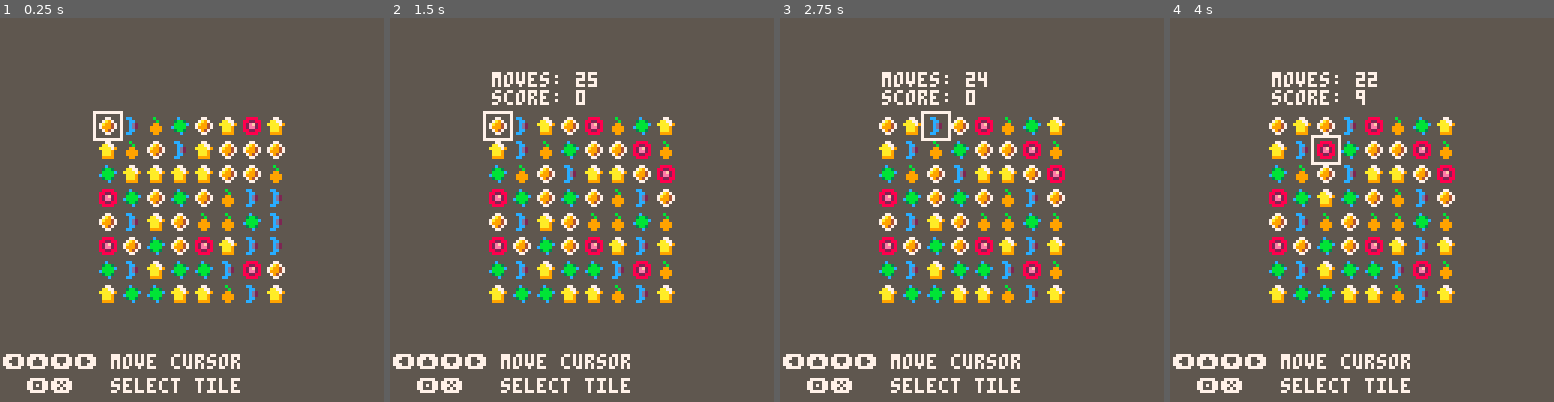
Above: before the commit, frames 1-4 (left to right).
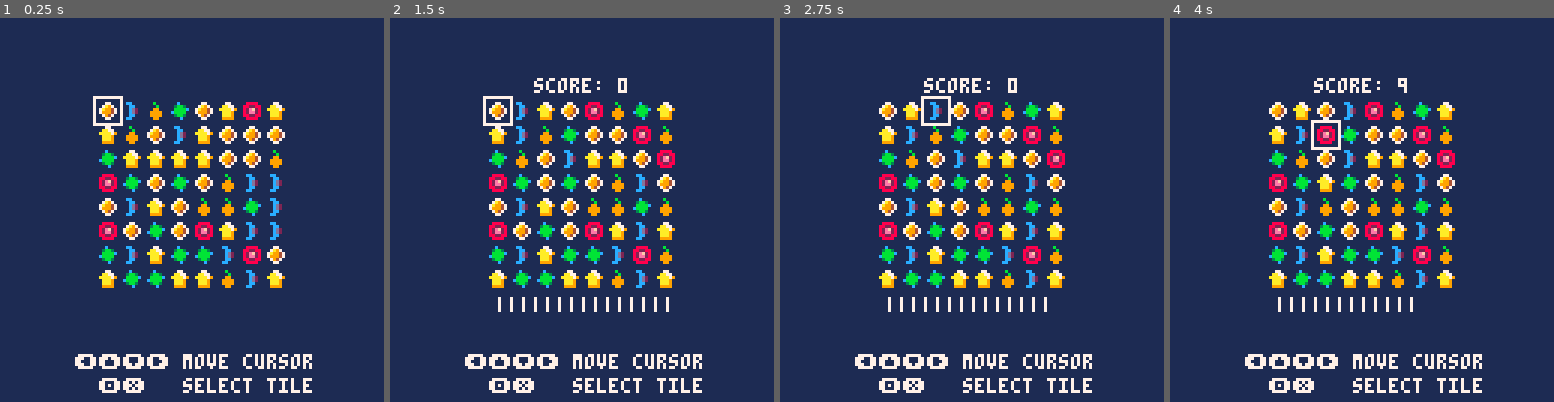
Above: after the commit, the same moments.

Repository: cbrwn/pico8carts
Game: PICO-8 cartridge match3.p8
The game is run twice, just before and just after one commit, with the same random seed, the same clock (stepped at 60 frames per second) and the same inputs.
Inputs:
- Up to frame 1 (0.25 s): no input
- Up to frame 2 (1.5 s): tap X (X key) at 0.33, 1.07 s; tap O (Z key) at 0.7 s
- Up to frame 3 (2.75 s): hold Right 1.6-2.1 s; tap O (Z key) at 1.7, 2.1, 2.5 s; tap X (X key) at 1.85 s; hold Up 2.15-2.42 s; hold Right from 2.47 s (still down)
- Up to frame 4 (4 s): tap O (Z key) at 2.9, 3.3, 3.7 s; tap X (X key) at 2.97 s; release Right at 3.03 s; hold Left 3.08-3.58 s; hold Down 3.63-3.97 s

The runs differ from the first frame. In frame 1, 98% of the frame differs, in the area x 0-100%, y 0-100%; in frame 2, 98%; in frame 3, 98%; in frame 4, 98%.

Commit message:
slightly nicer ui

Diff:
--- a/match3.p8
+++ b/match3.p8
@@ -19,13 +19,11 @@
 cflashlength=20
 
 -- game stuff
-canmove=false
-gamestarted=false
 matchcount=3
-tcooldown=0
-score=0
-movesleft=25
-gameover = false
+
+-- graphics stuff
+gyoffset=-5
+gxoffset=0
 
 function _init()
 	-- make our grid
@@ -35,6 +33,13 @@
 			grid[i][j] = -1--1 + rnd(tiletypecount)
 		end
 	end
+
+	-- reset game stuff
+	gamestarted=false
+	tcooldown=0
+	score=0
+	movesleft=15
+	gameover = false
 end
 
 function movecursor()
@@ -95,8 +100,8 @@
 	if not gamestarted then
 		score=0
 	end
-	checkforemptyspots()
-	if not canmove then
+
+	if checkforemptyspots() then
 		movealldown()
 		fillemptytop()
 		return
@@ -123,6 +128,10 @@
 	end
 
 	if gameover then
+		-- restart game
+		if btnp(4) or btnp(5) then
+			_init()
+		end
 		return
 	end
 
@@ -141,12 +150,17 @@
 	selectcursor()
 end
 
+function drawgameover()
+	cls(6)
+	print("you scored " .. score, 10, 30, 7)
+	print("good job!", 10, 48, 7)
+end
+
 function _draw()
-	cls(5)
+	cls(1)
 
 	if gameover then
-		print("you scored " .. score, 10, 30, 7)
-		print("good job!", 10, 48, 7)
+		drawgameover()
 		return
 	end
 
@@ -156,8 +170,8 @@
 	-- draw grid
 	for y=1,gridsizey do
 		for x=1,gridsizex do
-			xpos = (64 - boardwidth/2) + (x-1)*8
-			ypos = (64 - boardheight/2) + (y-1)*8
+			xpos = gxoffset + (64 - boardwidth/2) + (x-1)*8
+			ypos = gyoffset + (64 - boardheight/2) + (y-1)*8
 			spr(grid[y][x], xpos, ypos)
 			-- draw cursor
 			cursorcolor = 7
@@ -175,23 +189,31 @@
 		end
 	end
 
-	-- controls
-	print("⬅️⬆️⬇️➡️ move cursor", 1, 112, 7)
-	if cselectx == -1 then
-		print("  🅾️❎   select tile", 1, 120, 7)
-	else
-		print("  🅾️❎   swap tile", 1, 120, 4)
-	end
-
 	-- score and stuff
 	if gamestarted then
-		print("moves: " .. movesleft, 34,18,7)
-		print("score: " .. score, 34,24,7)
-	end
+		scorestring = "score: " .. score
+		print(scorestring, gxoffset + 64 - (#scorestring / 2) * 4, gyoffset + 25, 7)
+		movestring = ""
+		for i=1,movesleft do
+			movestring = movestring .. "|"
+		end
+		print(movestring, gxoffset + 35, gyoffset + 98, 7)
+	end
+
+	-- controls
+	movestring = "⬅️⬆️⬇️➡️ move cursor"
+	mxpos = 64 - 39
+	selectstring = "  🅾️❎   select tile"
+	selectcolor = 7
+	if cselectx > -1 then
+		selectstring = "  🅾️❎   swap tile"
+		selectcolor=4
+	end
+	print("⬅️⬆️⬇️➡️ move cursor", mxpos, 112, 7)
+	print(selectstring, mxpos, 120, selectcolor)
 end
 
 -- swaps tiles (x0,y0) (x1,y1)
--- with eachother
 function swaptiles(x0,y0,x1,y1)
 	t0 = grid[y0][x0]
 	t1 = grid[y1][x1]
@@ -200,6 +222,7 @@
 	grid[y1][x1] = t0
 end
 
+--moves tiles into empty slots
 function movealldown()
 	didmove = false
 	for y=gridsizey,2,-1 do
@@ -218,6 +241,7 @@
 	end
 end
 
+--fills empty slots in top row
 function fillemptytop()
 	for x=1,gridsizex do
 		if grid[1][x] < 1 then
@@ -226,6 +250,7 @@
 	end
 end
 
+--clears one match if found
 function clearmatches()
 	for y=1,gridsizey do
 		for x=1,gridsizex do
@@ -264,12 +289,14 @@
 	return false
 end
 
+--removes tiles horizontally
 function clearh(x,y,count)
 	for i=0,count do
 		grid[y][x+i] = -1
 	end
 end
 
+--removes tiles vertically
 function clearv(x,y,count)
 	for i=0,count do
 		if y+i > gridsizey then
@@ -279,16 +306,16 @@
 	end
 end
 
+--returns true if any spot is empty
 function checkforemptyspots()
 	for y=1,gridsizey do
 		for x=1,gridsizex do
 			if grid[y][x] < 1 then
-				canmove = false
-				return
-			end
-		end
-	end
-	canmove = true
+				return true
+			end
+		end
+	end
+	return false
 end
 __gfx__
 00000000000000000000000000000000000000000000000000000000000000000000000000000000000000000000000000000000000000000000000000000000
Not shown, changed: the thumbnail (__label__) section of match3.p8
